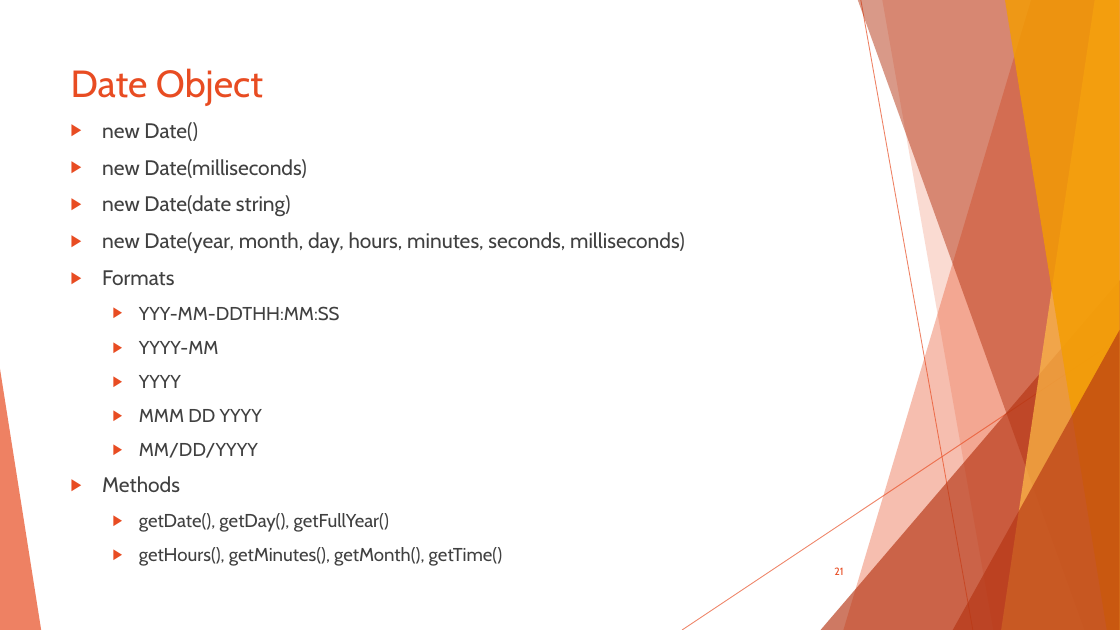
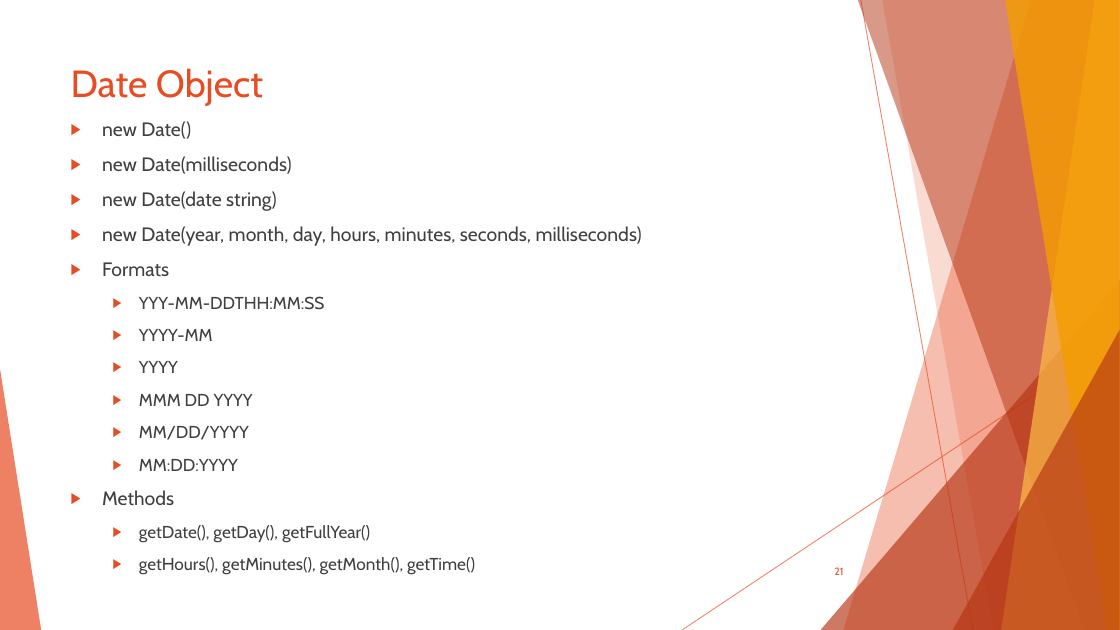
Before and after one commit to pvseshu/Javascript, a slide deck: slide 21 of Introduction to JavaScript/Introduction to JavaScript.pptx. Drawn at 1120x630 pixels with LibreOffice and Linux fonts; fonts in the diff are those of the drawing. Boxes give left, top, right and bottom in pixels: in the first picture for what was removed or moved away, otherwise in the second. Text is boxed around its words. In the diff, an @@ line names an element or a change of style, - is before the commit and + after.

```diff
--- a/Introduction to JavaScript/Introduction to JavaScript.pptx
+++ b/Introduction to JavaScript/Introduction to JavaScript.pptx
@@ text at (102, 121, 642, 543): size 18 to 16.6 pt in "new Date()", "new Date(milliseconds)", "new Date(date string)", "new Date(year, month, day, hours, minutes, seconds, ..." and 2 more places; size 16 to 14.8 pt in "YYY-MM-DDTHH:MM:SS", "YYYY-MM", "YYYY", "MMM DD YYYY" and 3 more places @@
@@ text at (139, 459, 238, 471): paragraph added @@
+  ▶ MM:DD:YYYY
```
Also in this commit, not shown: 1 other slide changed, 4 other files.
